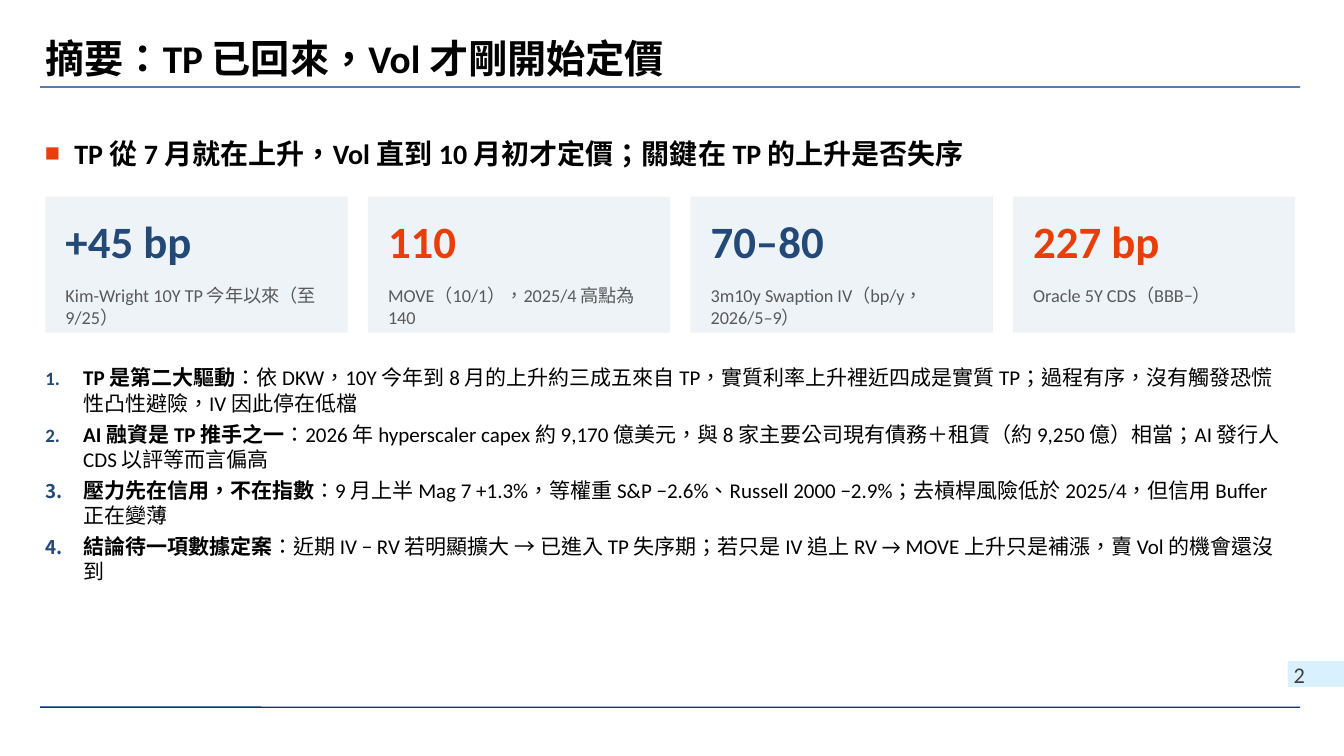
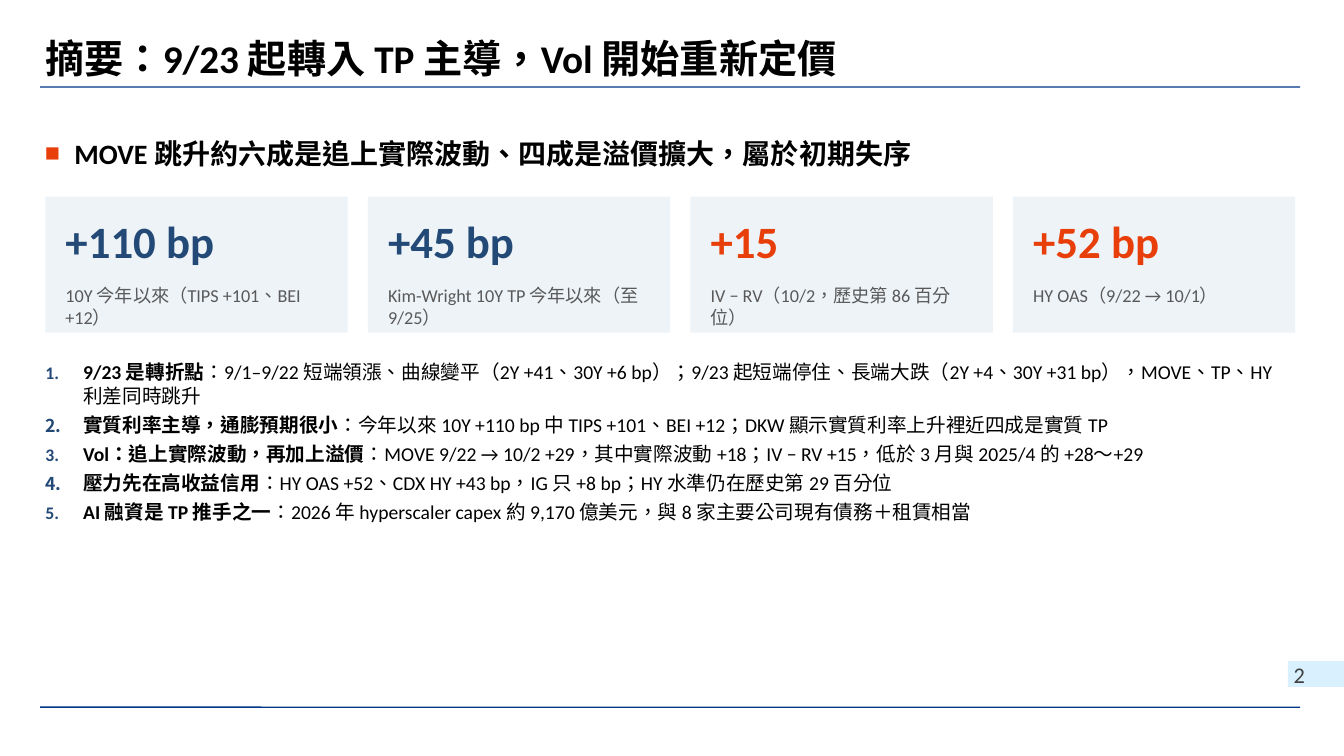
Before and after one commit to wlinoxox/US-Bond-Vol, a slide deck: slide 2 of slides/2026-10-03_us-treasury-vol-regime-change.pptx. Drawn at 1344x756 pixels with LibreOffice and Linux fonts; fonts in the diff are those of the drawing; background and template pictures are left out. Boxes give left, top, right and bottom in pixels: in the first picture for what was removed or moved away, otherwise in the second. Text is boxed around its words. In the diff, an @@ line names an element or a change of style, - is before the commit and + after.

```diff
--- a/slides/2026-10-03_us-treasury-vol-regime-change.pptx
+++ b/slides/2026-10-03_us-treasury-vol-regime-change.pptx
@@ title at [45, 39, 837, 77]: text changed @@
-摘要：TP 已回來，Vol 才剛開始定價
+摘要：9/23 起轉入 TP 主導，Vol 開始重新定價
@@ text at [74, 140, 911, 167]: text changed @@
-■ TP 從 7 月就在上升，Vol 直到 10 月初才定價；關鍵在 TP 的上升是否失序
+■ MOVE 跳升約六成是追上實際波動、四成是溢價擴大，屬於初期失序
@@ text at [65, 226, 214, 265]: text changed @@
-+45 bp
++110 bp
@@ text at [388, 226, 514, 265]: text changed; text colour #E83F0A to #234976 @@
-110
++45 bp
@@ text at [711, 229, 779, 259]: text changed; text colour #234976 to #E83F0A @@
-70–80
++15
@@ text at [1033, 226, 1159, 265]: text changed @@
-227 bp
++52 bp
@@ text at [65, 286, 301, 326]: text changed @@
-Kim-Wright 10Y TP 今年以來（至 9/25）
+10Y 今年以來（TIPS +101、BEI +12）
@@ text at [388, 286, 639, 326]: text changed @@
-MOVE（10/1），2025/4 高點為 140
+Kim-Wright 10Y TP 今年以來（至 9/25）
@@ text at [711, 287, 950, 326]: text changed @@
-3m10y Swaption IV（bp/y，2026/5–9）
+IV − RV（10/2，歷史第 86 百分位）
@@ text at [1033, 287, 1218, 304]: text changed @@
-Oracle 5Y CDS（BBB−）
+HY OAS（9/22 → 10/1）
@@ text at [83, 362, 1272, 525]: text changed; size 15 to 14 pt @@
-1. TP 是第二大驅動：依 DKW，10Y 今年到 8 月的上升約三成五來自 TP，實質利率上升裡近四成是實質 TP；過程有序，沒有觸發恐慌性凸性避險，IV 因此停在低檔
-2. AI 融資是 TP 推手之一：2026 年 hyperscaler capex 約 9,170 億美元，與 8 家主要公司現有債務＋租賃（約 9,250 億）相當；AI 發行人 CDS 以評等而言偏高
-3. 壓力先在信用，不在指數：9 月上半 Mag 7 +1.3%，等權重 S&P −2.6%、Russell 2000 −2.9%；去槓桿風險低於 2025/4，但信用 Buffer 正在變薄
-4. 結論待一項數據定案：近期 IV − RV 若明顯擴大 → 已進入 TP 失序期；若只是 IV 追上 RV → MOVE 上升只是補漲，賣 Vol 的機會還沒到
+1. 9/23 是轉折點：9/1–9/22 短端領漲、曲線變平（2Y +41、30Y +6 bp）；9/23 起短端停住、長端大跌（2Y +4、30Y +31 bp），MOVE、TP、HY 利差同時跳升
+2. 實質利率主導，通膨預期很小：今年以來 10Y +110 bp 中 TIPS +101、BEI +12；DKW 顯示實質利率上升裡近四成是實質 TP
+3. Vol：追上實際波動，再加上溢價：MOVE 9/22 → 10/2 +29，其中實際波動 +18；IV − RV +15，低於 3 月與 2025/4 的 +28～+29
+4. 壓力先在高收益信用：HY OAS +52、CDX HY +43 bp，IG 只 +8 bp；HY 水準仍在歷史第 29 百分位
+5. AI 融資是 TP 推手之一：2026 年 hyperscaler capex 約 9,170 億美元，與 8 家主要公司現有債務＋租賃相當
```
Also in this commit, not shown: 5 other slides changed, 4 slides added, 1 slide removed, 2 other files.
